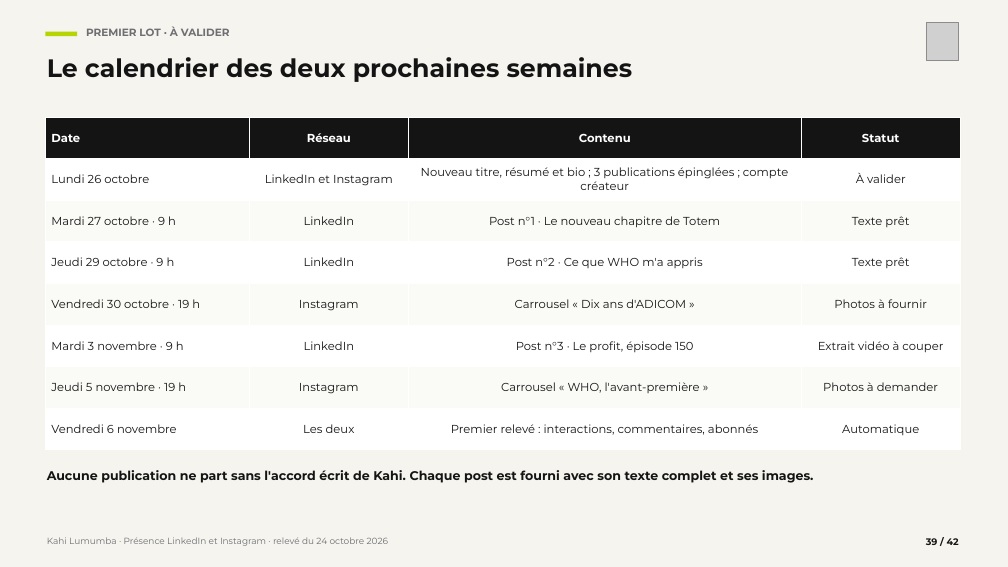
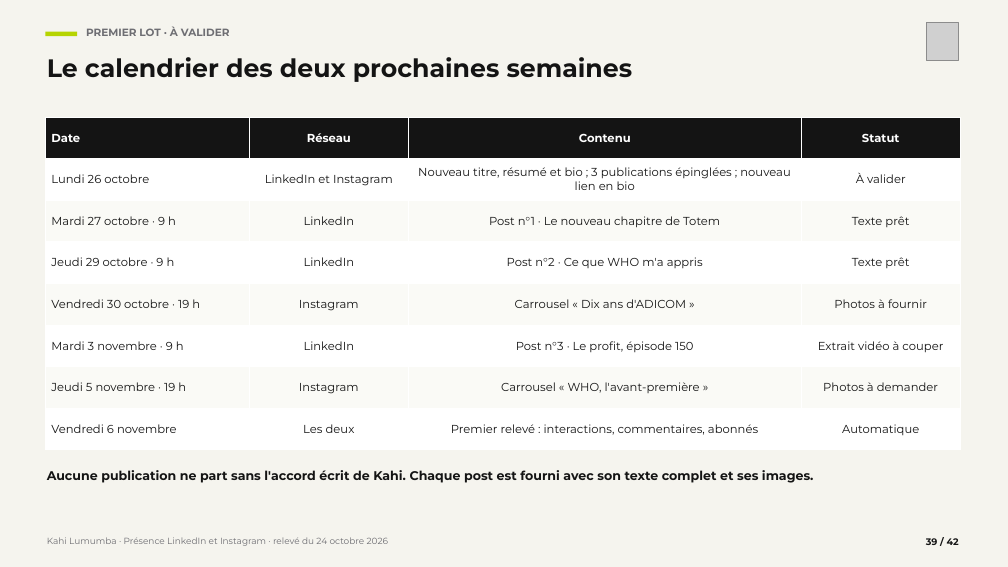
Before and after one commit to leslita06/fatima-unifood-fictif, a slide deck: slide 39 of kahi/2026-10-24_kahi-lumumba-linkedin-instagram-analyse-veille-strategie.pptx. Drawn at 1008x567 pixels with LibreOffice and Linux fonts; fonts in the diff are those of the drawing; grey boxes stand for pictures. Boxes give left, top, right and bottom in pixels: in the first picture for what was removed or moved away, otherwise in the second. Text is boxed around its words. In the diff, an @@ line names an element or a change of style, - is before the commit and + after.

```diff
--- a/kahi/2026-10-24_kahi-lumumba-linkedin-instagram-analyse-veille-strategie.pptx
+++ b/kahi/2026-10-24_kahi-lumumba-linkedin-instagram-analyse-veille-strategie.pptx
@@ table at (x1=45, y1=117, x2=960, y2=450) @@
-row 2, column 3: Nouveau titre, résumé et bio ; 3 publications épinglées ; compte créateur
+row 2, column 3: Nouveau titre, résumé et bio ; 3 publications épinglées ; nouveau lien en bio
```
Also in this commit, not shown: 14 other slides changed.
